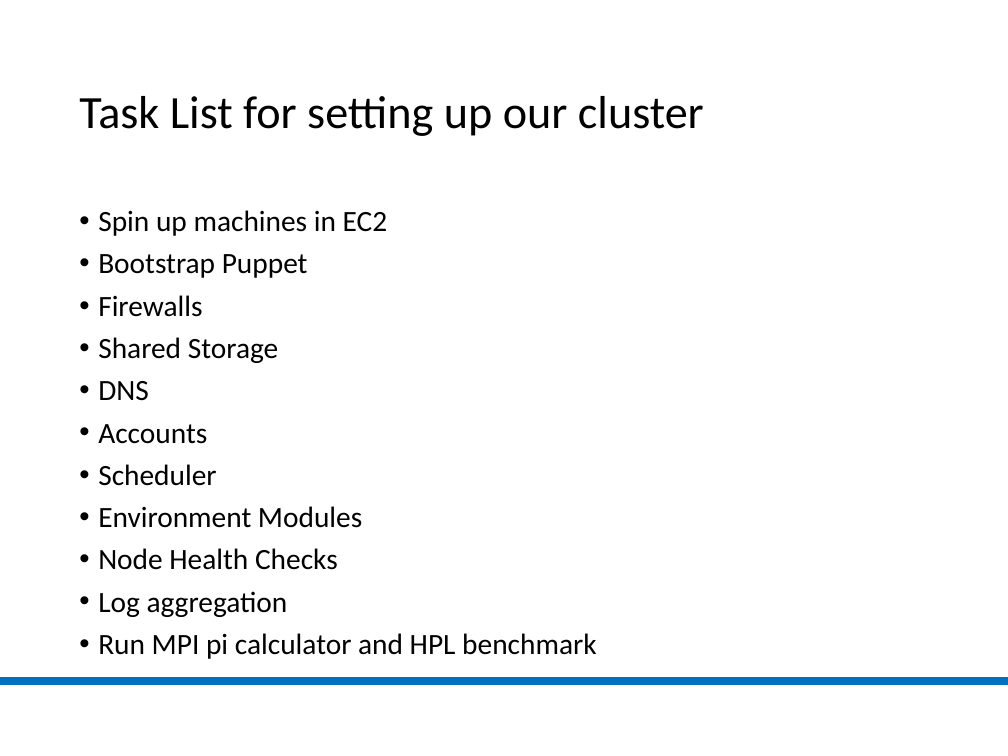
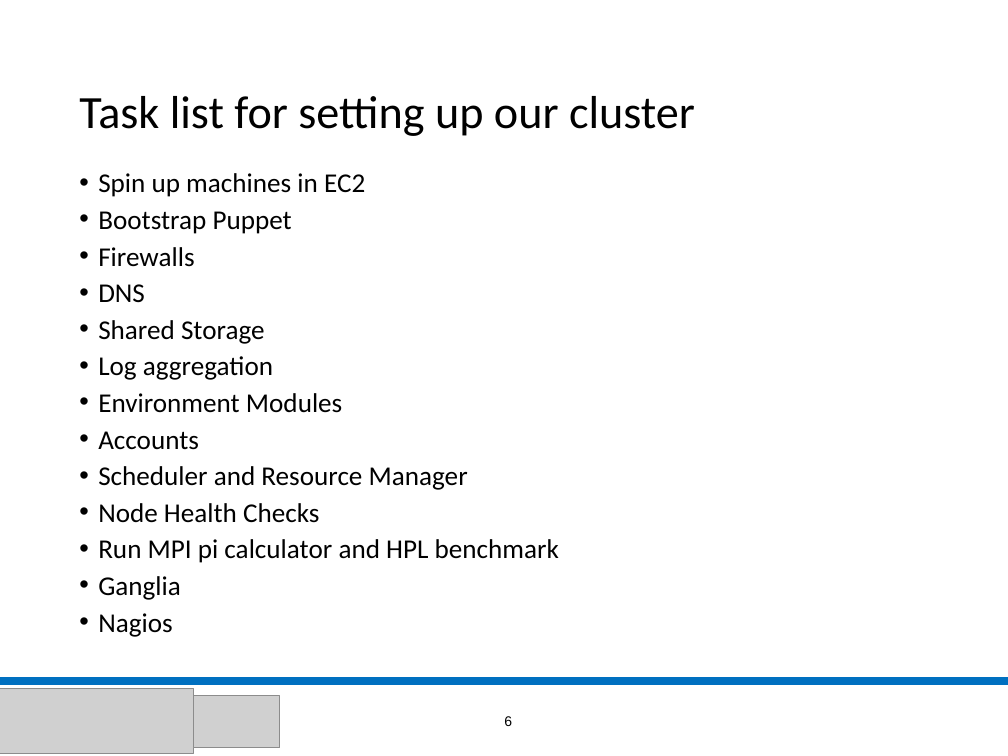
Before and after one commit to stephenlienharrell/build-a-cluster-presentation, a slide deck: slide 6 of Build-A-Cluster.pptx. Drawn at 1008x756 pixels with LibreOffice and Linux fonts; fonts in the diff are those of the drawing; grey boxes stand for pictures; background and template pictures are left out. Boxes give left, top, right and bottom in pixels: in the first picture for what was removed or moved away, otherwise in the second. Text is boxed around its words. In the diff, an @@ line names an element or a change of style, - is before the commit and + after.

```diff
--- a/Build-A-Cluster.pptx
+++ b/Build-A-Cluster.pptx
@@ title at box(79, 96, 695, 136): text changed @@
-Task List for setting up our cluster
+Task list for setting up our cluster
@@ text "Spin up machines in EC2": place and size @@
-text "Spin up machines in EC2" at box(98, 210, 596, 659)
+text "Spin up machines in EC2" at box(98, 173, 559, 637)
@@ text at box(98, 173, 559, 563): size 21 to 19.4 pt in "Spin up machines in EC2", "Bootstrap Puppet", "Firewalls", "Shared Storage" and 3 more places; line spacing 0.9 to 0.8 @@
@@ text at box(98, 284, 145, 303): paragraph added @@
+• DNS
@@ text at box(98, 356, 342, 413): text changed; size 21 to 19.4 pt @@
-• DNS
+• Log aggregation
+• Environment Modules
@@ text at box(98, 466, 468, 490): text changed; size 21 to 19.4 pt @@
-• Scheduler
-• Environment Modules
+• Scheduler and Resource Manager
@@ text at box(98, 591, 288, 617): paragraph removed @@
-• Log aggregation
@@ text at box(98, 576, 181, 637): paragraphs added @@
+• Ganglia
+• Nagios
@@ picture added at box(0, 688, 194, 753) @@
@@ picture added at box(194, 696, 280, 747) @@
@@ page number added at box(504, 716, 512, 726), 10 pt, text #000000 @@
+6
```
Also in this commit, not shown: 40 other slides changed, 23 slides added, 7 slides removed, 28 other files.
